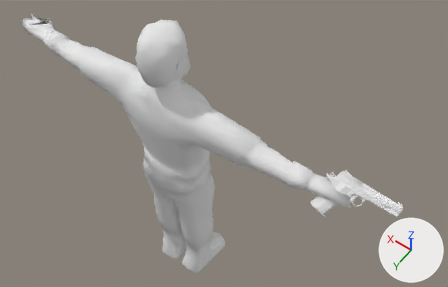
Renders of the Blender file materials/models/player_new/player.blend from each side of a commit.
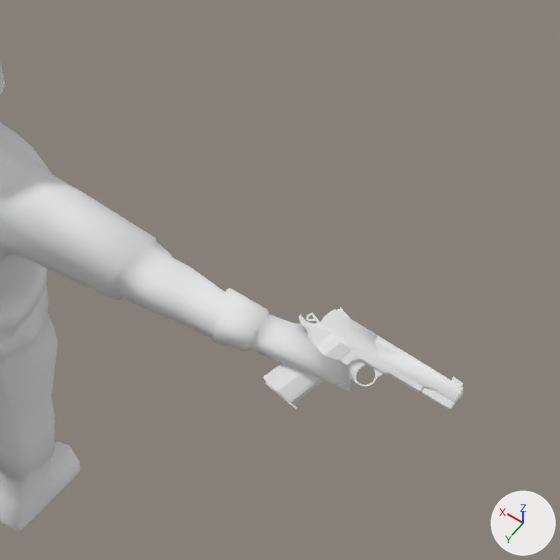
Old and new are each drawn whole from a 50 mm camera at (-1.706, 1.816, 4.718) aimed at (-0.162, -0.346, 1.32) and again close up on the part from 42% to 100% of the width and 9% to 100% of the height. The lights are fixed; the arrows at lower right show +X, +Y and +Z.

The first close-up shows 'gun', 'lumberJack'.
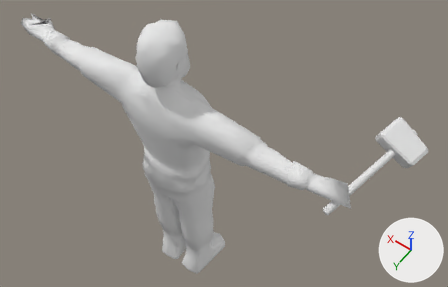
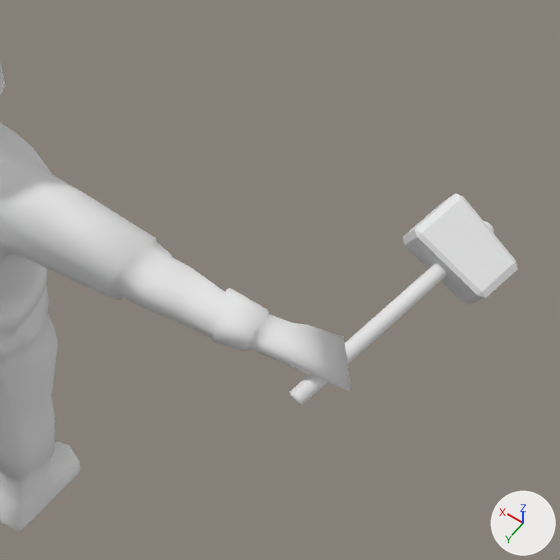
Location of each change, (x1, y1, x2, y2) in pixels of the close-ups (560 x 560 px):
```json
{"object": "Cube", "change": "added", "after": [290, 193, 518, 405]}
{"object": "gun", "change": "hidden", "before": [263, 308, 464, 410]}
```

Scene script edits in JSON lines:
```json
{"op": "add", "block": "mat_final", "code": ["mat_final = diffuse_material('final')", "mat_final.base_color = (0.8, 0.8, 0.8)  # white #e7e7e7"]}
{"op": "add", "block": "me_cube_000", "code": ["me_cube_000 = bpy.data.meshes.new('Cube.000')", "me_cube_000.from_pydata(...)  # 288 vertices, 234 faces; spans x -0.097..0.097, y -0.053..0.053, z -0.241..0.307", "me_cube_000.materials.append(mat_final)  # its picture is missing"]}
{"op": "set", "path": "ob_gun.location", "old": "(-1.237, 0.085, 1.823)", "new": "(-1.282, 0.035, 1.887)"}
{"op": "set", "path": "ob_gun.rotation_euler", "old": "(-0.938, 0.185, -3.079)", "new": "(-0.918, -0.364, 3.031)", "note": "degrees (-54, 11, -176) -> degrees (-53, -21, 174)"}
{"op": "add", "block": "ob_gun", "code": "ob_gun.hide_viewport = True"}
{"op": "add", "block": "ob_cube", "code": ["ob_cube = bpy.data.objects.new('Cube', me_cube_000)", "ob_cube.location = (-1.204, -0.205, 1.95)", "ob_cube.rotation_euler = (-1.291, 0.392, 2.973)  # degrees (-74, 22, 170)", "ob_cube.scale = (1.25, 1.25, 1.25)"]}
```
